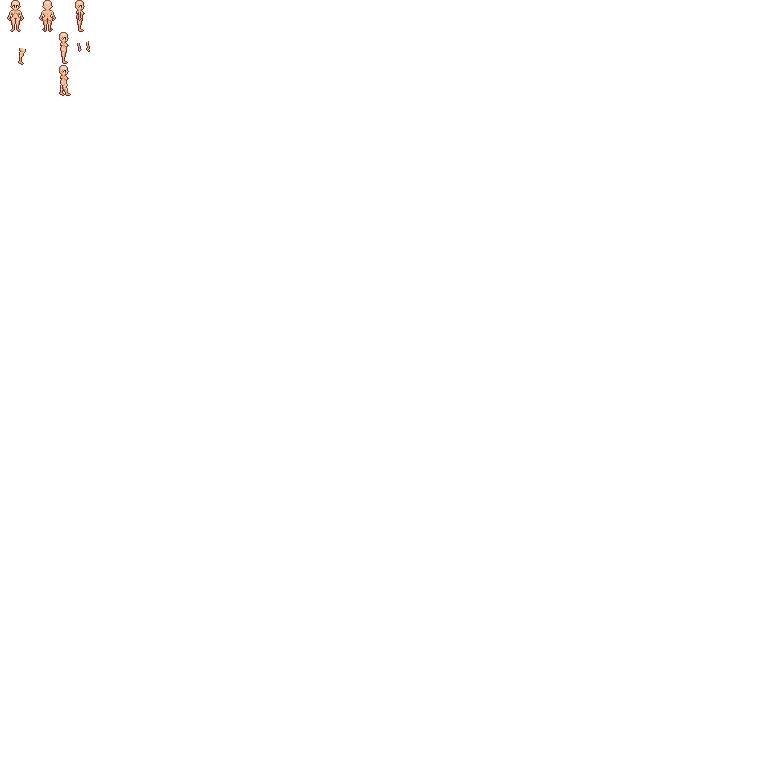
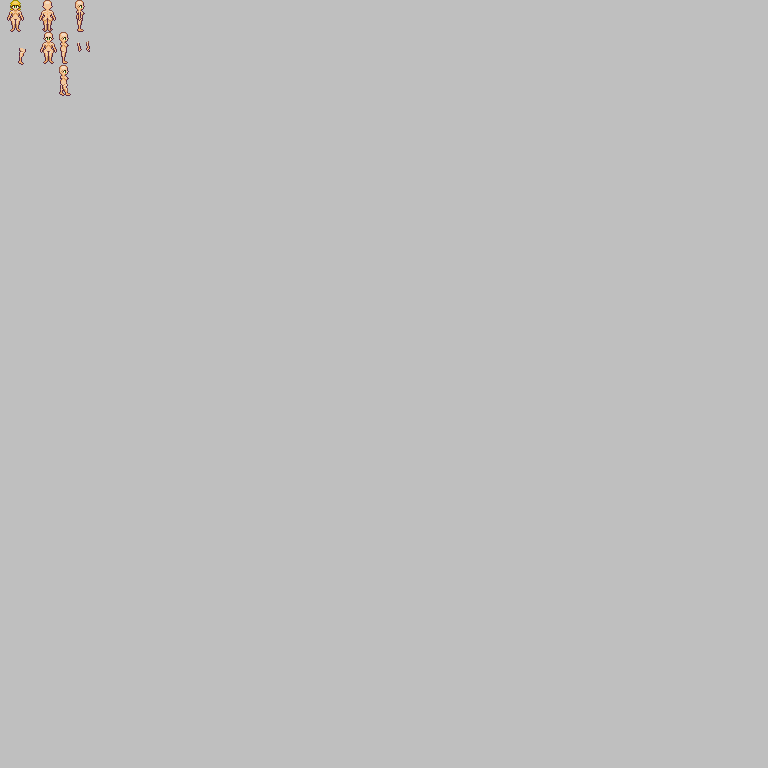
The second 768x768 image is a revision of the first. Changes to its layers:
added layer "hair_black" above "clothes_bra" over [10, 0, 21, 13]
painted on "body_woman" over [7, 0, 90, 96]
added layer "New Layer" above "Pasted Layer" over [0, 0, 768, 768]
